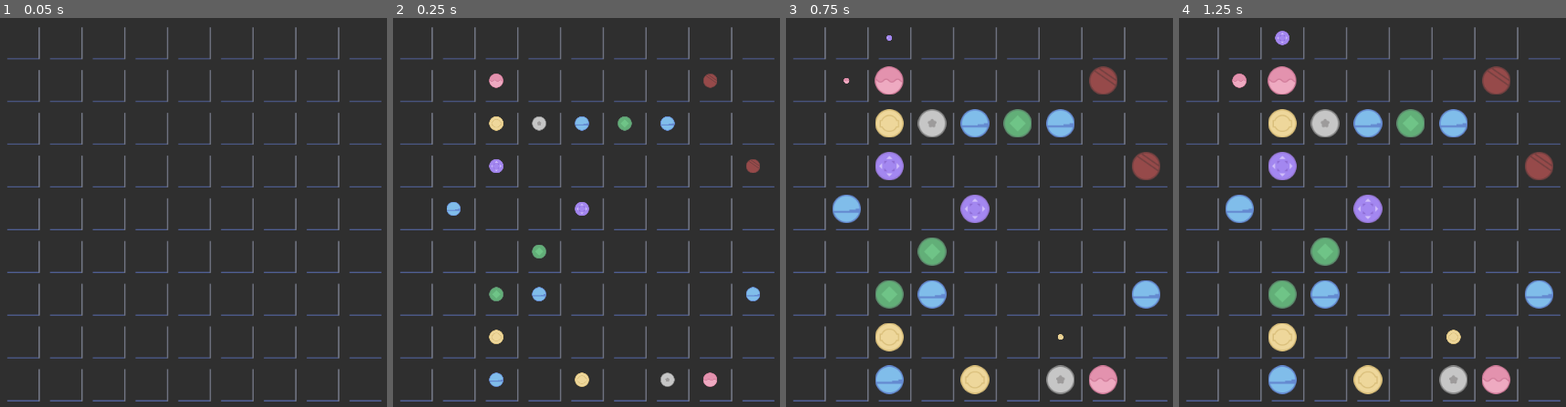
Above: before the commit, frames 1-4 (left to right).
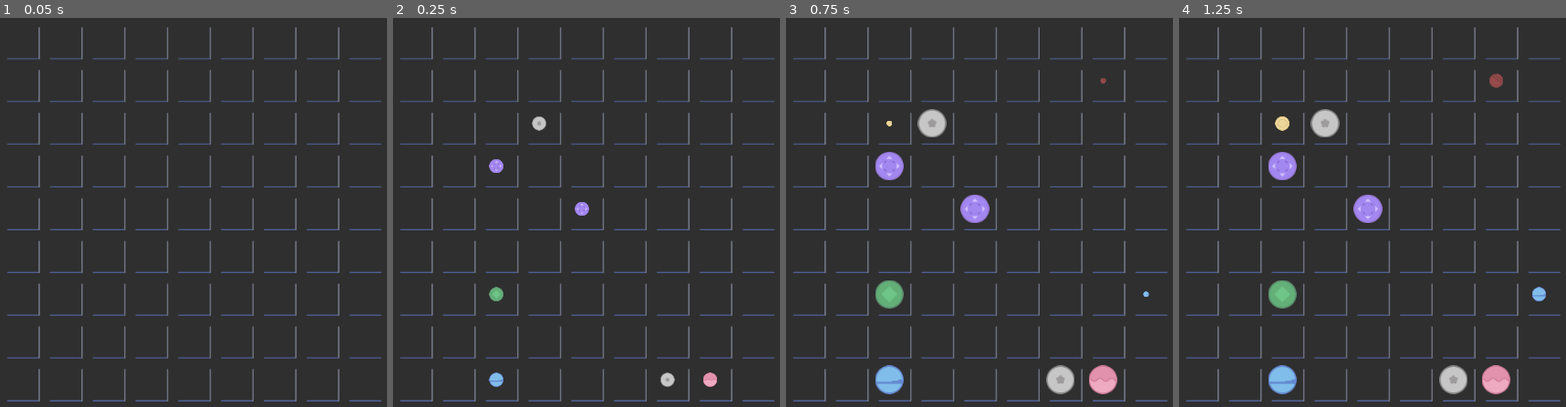
Above: after the commit, the same moments.

Repository: hangduykhiem/Simpline
Game: Godot game, scene res://GameBoard.tscn
Same seed, same stepped clock (60 frames per second), same inputs: the game is played once before the commit and once after it.
Inputs (mouse positions are in pixels of both pictures, inside the frame that each line leads up to):
- Up to frame 1 (0.05 s): no input
- Up to frame 2 (0.25 s): no input
- Up to frame 3 (0.75 s): move the mouse to (1134, 189) at 0.52 s; click (1134, 189) at 0.67 s
- Up to frame 4 (1.25 s): no input

Frame 1 is identical in both runs. In frame 2, 1.4% of the frame differs, in the area x 13-95%, y 14-95%; in frame 3, 5.7%; in frame 4, 5.8%, in the area x 12-97%, y 3-97%.

Commit message:
Fix one more obscure bug

Diff:
--- a/GameBoard.gd
+++ b/GameBoard.gd
@@ -56,7 +56,7 @@
 
 
 func _init_balls():
-    for _i in range(20):
+    for _i in range(7):
         var x = _rng.randi_range(0,8)
         var y = _rng.randi_range(0,8)
 
@@ -86,7 +86,7 @@
         var x = _rng.randi_range(0,8)
         var y = _rng.randi_range(0,8)
 
-        while _ball_grid[x][y] != null && !(Vector2(x,y) in _next_ball.keys()):
+        while _ball_grid[x][y] != null || (Vector2(x,y) in _next_ball.keys()):
             x = _rng.randi_range(0,8)
             y = _rng.randi_range(0,8)
 
@@ -235,6 +235,10 @@
             var x = _rng.randi_range(0,8)
             var y = _rng.randi_range(0,8)
             pos = Vector2(x,y)
+            while (pos in _next_ball.keys()):
+                x = _rng.randi_range(0,8)
+                y = _rng.randi_range(0,8)
+                pos = Vector2(x,y)
 
         ball.position = _calculate_center_position(pos.x, pos.y)
         _ball_grid[pos.x][pos.y] = ball
